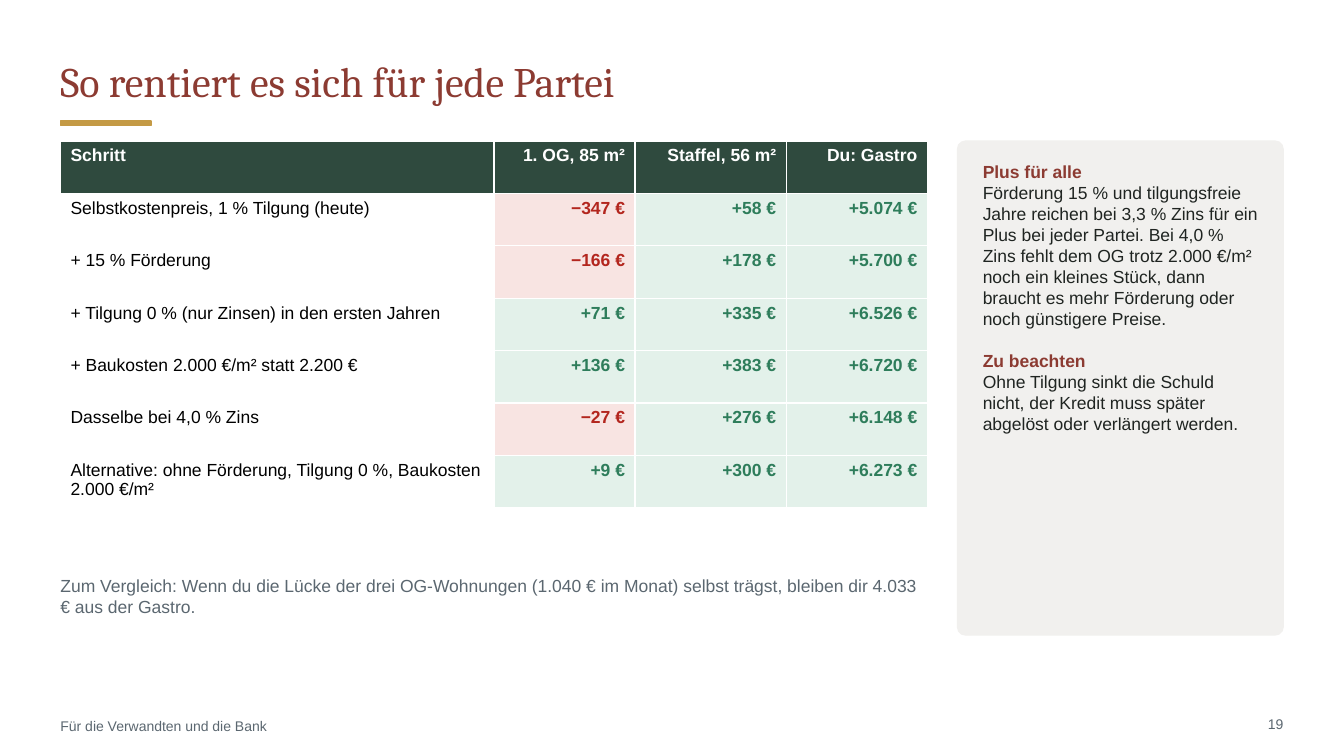
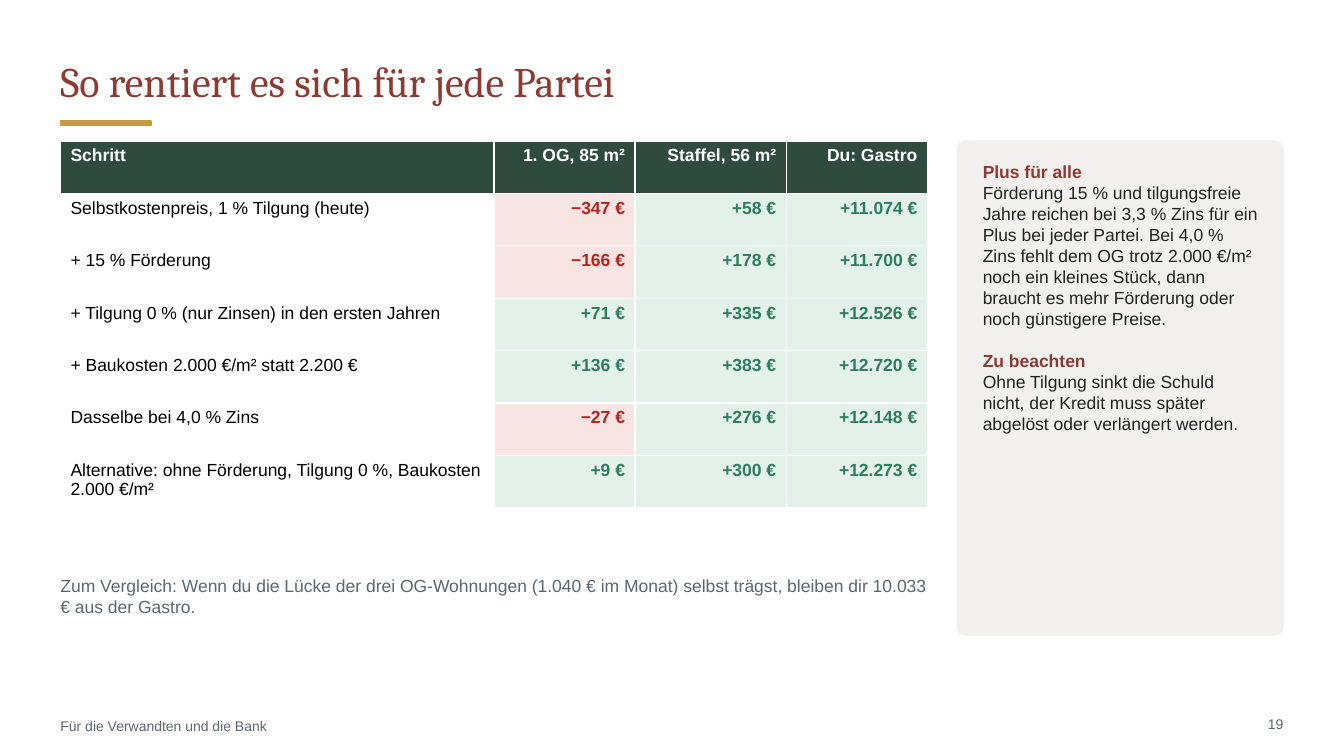
Before and after one commit to CartoonUsername/bau-projekt, a slide deck: slide 19 of praesentation/Neue-Mitte-Werlte_Baufeld3_6-Wohnungen_Gastro-EG.pptx. Drawn at 1344x756 pixels with LibreOffice and Linux fonts; fonts in the diff are those of the drawing. Boxes give left, top, right and bottom in pixels: in the first picture for what was removed or moved away, otherwise in the second. Text is boxed around its words. In the diff, an @@ line names an element or a change of style, - is before the commit and + after.

```diff
--- a/praesentation/Neue-Mitte-Werlte_Baufeld3_6-Wohnungen_Gastro-EG.pptx
+++ b/praesentation/Neue-Mitte-Werlte_Baufeld3_6-Wohnungen_Gastro-EG.pptx
@@ table at [60,141,928,500] @@
-row 2, column 4: +5.074 €
+row 2, column 4: +11.074 €
-row 3, column 4: +5.700 €
+row 3, column 4: +11.700 €
-row 4, column 4: +6.526 €
+row 4, column 4: +12.526 €
-row 5, column 4: +6.720 €
+row 5, column 4: +12.720 €
-row 6, column 4: +6.148 €
+row 6, column 4: +12.148 €
-row 7, column 4: +6.273 €
+row 7, column 4: +12.273 €
@@ text at [60,579,927,613]: text changed @@
-Zum Vergleich: Wenn du die Lücke der drei OG-Wohnungen (1.040 € im Monat) selbst trägst, bleiben dir 4.033 € aus der Gastro.
+Zum Vergleich: Wenn du die Lücke der drei OG-Wohnungen (1.040 € im Monat) selbst trägst, bleiben dir 10.033 € aus der Gastro.
```
Also in this commit, not shown: 11 other slides changed, 5 other files.
